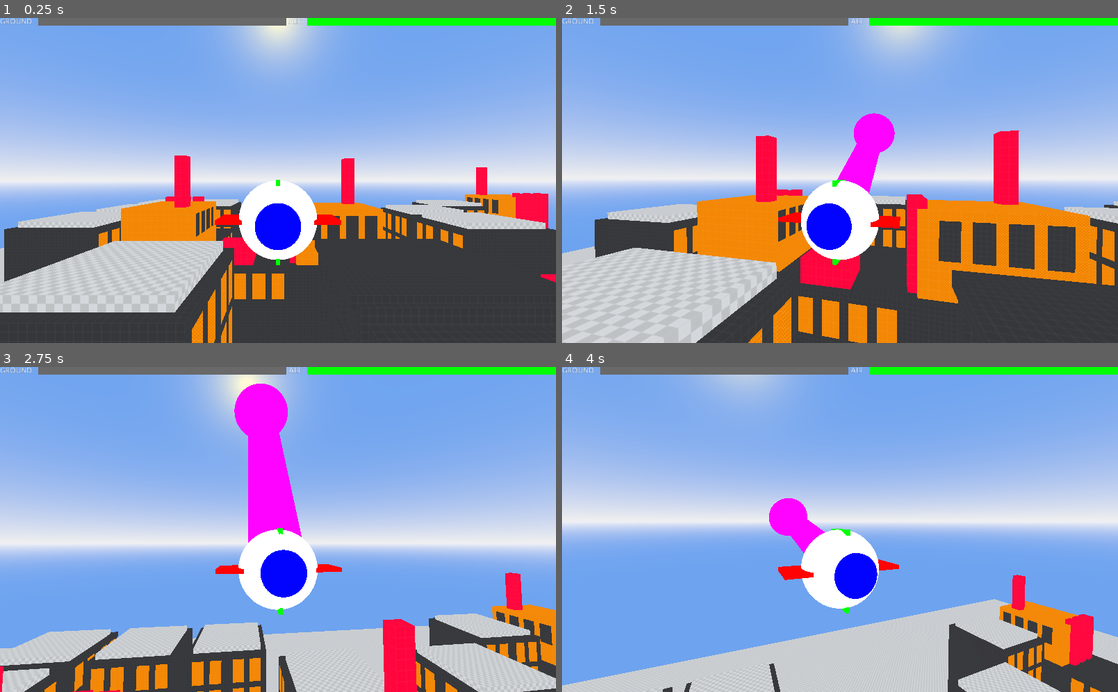
Above: before the commit, frames 1-4 (two rows, left to right).
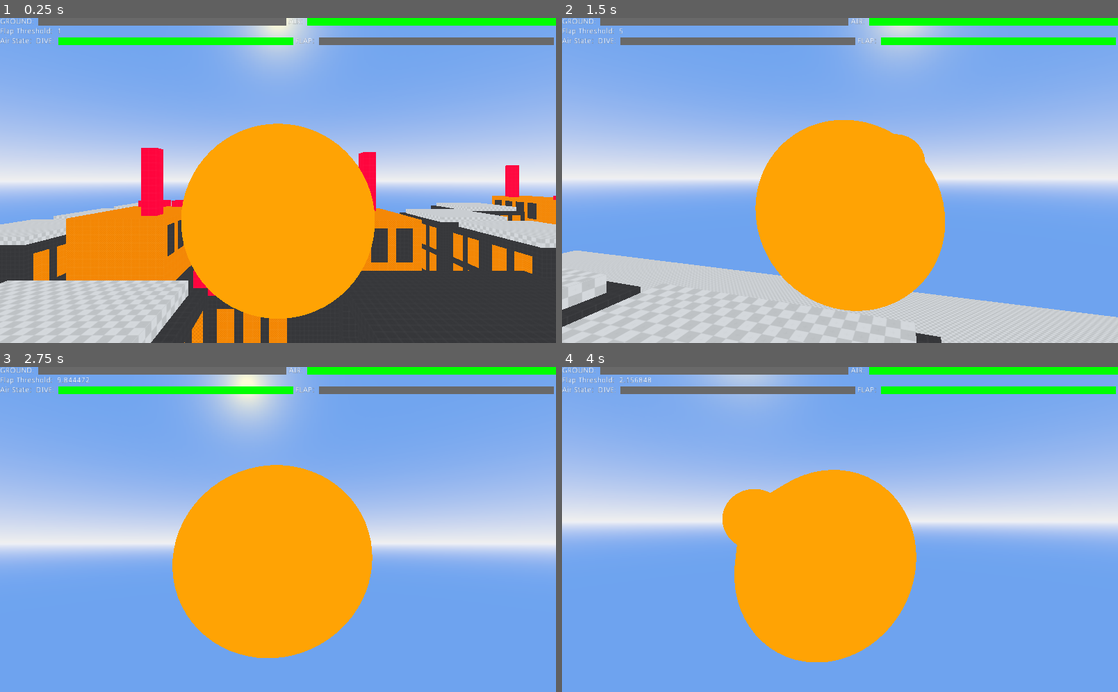
Above: after the commit, the same moments.

Repository: voxelv/birban
Game: Godot game, scene res://main.tscn
Same seed, same stepped clock (60 frames per second), same inputs: the game is played once before the commit and once after it.
Inputs (mouse positions are in pixels of both pictures, inside the frame that each line leads up to):
- Up to frame 1 (0.25 s): no input
- Up to frame 2 (1.5 s): move the mouse to (867, 180) at 0.52 s; hold W (move_forward) from 0.53 s (still down); click (867, 180) at 0.67 s; tap Space (jump) at 0.77, 1.07 s; move the mouse to (812, 180) at 1.27 s
- Up to frame 3 (2.75 s): keep holding W (move_forward); tap Space (jump) at 1.52, 1.82 s; move the mouse to (289, 523) at 2.02 s
- Up to frame 4 (4 s): keep holding W (move_forward); move the mouse to (834, 536) at 2.77 s; click (834, 536) at 2.92 s; tap Space (jump) at 3.02, 3.32, 3.77 s; move the mouse to (878, 532) at 3.52 s

The runs differ from the first frame. In frame 1, 33% of the frame differs, in the area x 0-100%, y 2-100%; in frame 2, 44%; in frame 3, 40%; in frame 4, 34%.

Commit message:
very WIP

Diff:
--- a/main.tscn
+++ b/main.tscn
@@ -161,6 +161,7 @@
 transform = Transform( 1, 0, 0, 0, 1, 0, 0, 0, 1, -12, 28.0037, 0 )
 speed = 20.0
 acceleration = 20.0
+main_path = NodePath("../..")
 air_color_path = NodePath("../../ui/VBoxContainer/HBoxContainer/air_color")
 ground_color_path = NodePath("../../ui/VBoxContainer/HBoxContainer/ground_color")
 
@@ -176,9 +177,6 @@
 [node name="ui" type="Control" parent="."]
 anchor_right = 1.0
 anchor_bottom = 1.0
-__meta__ = {
-"_edit_use_anchors_": false
-}
 
 [node name="VBoxContainer" type="VBoxContainer" parent="ui"]
 anchor_right = 1.0
@@ -212,3 +210,58 @@
 margin_bottom = 14.0
 size_flags_horizontal = 3
 color = Color( 0.152941, 0.152941, 0.152941, 1 )
+
+[node name="HBoxContainer2" type="HBoxContainer" parent="ui/VBoxContainer"]
+margin_top = 18.0
+margin_right = 1024.0
+margin_bottom = 32.0
+
+[node name="Label" type="Label" parent="ui/VBoxContainer/HBoxContainer2"]
+margin_right = 101.0
+margin_bottom = 14.0
+text = "Flap Threshold: "
+
+[node name="flap_threshold_label" type="Label" parent="ui/VBoxContainer/HBoxContainer2"]
+margin_left = 105.0
+margin_right = 133.0
+margin_bottom = 14.0
+text = "00.0"
+
+[node name="HBoxContainer3" type="HBoxContainer" parent="ui/VBoxContainer"]
+margin_top = 36.0
+margin_right = 1024.0
+margin_bottom = 50.0
+
+[node name="Label" type="Label" parent="ui/VBoxContainer/HBoxContainer3"]
+margin_right = 62.0
+margin_bottom = 14.0
+text = "Air State: "
+
+[node name="Label2" type="Label" parent="ui/VBoxContainer/HBoxContainer3"]
+margin_left = 66.0
+margin_right = 104.0
+margin_bottom = 14.0
+text = "DIVE: "
+
+[node name="air_state_dive_color" type="ColorRect" parent="ui/VBoxContainer/HBoxContainer3"]
+margin_left = 108.0
+margin_right = 540.0
+margin_bottom = 14.0
+size_flags_horizontal = 3
+
+[node name="Label3" type="Label" parent="ui/VBoxContainer/HBoxContainer3"]
+margin_left = 544.0
+margin_right = 583.0
+margin_bottom = 14.0
+text = "FLAP: "
+
+[node name="air_state_flap_color" type="ColorRect" parent="ui/VBoxContainer/HBoxContainer3"]
+margin_left = 587.0
+margin_right = 1020.0
+margin_bottom = 14.0
+size_flags_horizontal = 3
+
+[node name="ColorRect3" type="ColorRect" parent="ui/VBoxContainer/HBoxContainer3"]
+margin_left = 1024.0
+margin_right = 1024.0
+margin_bottom = 14.0
--- a/player.gd
+++ b/player.gd
@@ -28,6 +28,8 @@
 var air_state : int = AIR.DIVE
 var flap_threshold : float = 1.0
 # MOVEMENT DEBUG
+export(NodePath) var main_path
+onready var main := get_node(main_path) as Node
 export(NodePath) var air_color_path
 export(NodePath) var ground_color_path
 onready var air_color : ColorRect = get_node(air_color_path)
@@ -60,6 +62,9 @@
 		else:
 			Input.set_mouse_mode(Input.MOUSE_MODE_CAPTURED)
 			mouse_captured = true
+	main.find_node("flap_threshold_label").text = str(flap_threshold)
+	main.find_node("air_state_dive_color").color = COLOR_ON if air_state == AIR.DIVE else COLOR_DEFAULT
+	main.find_node("air_state_flap_color").color = COLOR_ON if air_state == AIR.FLAP else COLOR_DEFAULT
 
 func _input(event):
 	if event is InputEventMouseButton:
@@ -93,7 +98,7 @@
 			move_state = MOVE.AIR
 		velocity = handle_in_air_movement(delta)
 
-	vec_helper.transform = Transform().looking_at(-velocity, Vector3.UP).scaled(Vector3(velocity.length(), velocity.length(), velocity.length()))
+	vec_helper.transform = Transform.IDENTITY.looking_at(velocity if velocity.length() > 1.0 else Vector3.DOWN, Vector3.UP).scaled(Vector3.ONE * max(0.9, velocity.length()))
 	velocity = move_and_slide(velocity, Vector3.UP)
 
 	if translation.y < -125.0:
@@ -153,16 +158,15 @@
 
 func handle_in_air_movement(delta):
 	var max_turn = 20.0
-	var max_pitch = 4.0
+	var max_pitch = deg2rad(20.0)
 
 	var v = Vector3.ZERO
 	var input_vec = get_input()
 	visual.rotate(Vector3.UP, clamp(-input_vec.x * delta, -max_turn, max_turn))
 	visual.rotation.y = fposmod(visual.rotation.y, TAU)
-	var move_vec = visual.transform.basis * Vector3.FORWARD * 10.0
-	v = move_vec
+	visual.rotation.z = lerp(visual.rotation.z, max_pitch * -input_vec.x, 2.0 * delta)
 
-	v.y = velocity.y
+	v = velocity
 
 	if Input.is_action_just_pressed("jump"):
 		if air_state == AIR.DIVE:
--- a/player.tscn
+++ b/player.tscn
@@ -17,8 +17,8 @@
 
 [sub_resource type="CylinderMesh" id=5]
 material = ExtResource( 2 )
-top_radius = 0.5
-bottom_radius = 0.5
+top_radius = 0.2
+bottom_radius = 0.2
 height = 1.0
 
 [sub_resource type="CubeMesh" id=6]
@@ -36,6 +36,7 @@
 shape = SubResource( 1 )
 
 [node name="mesh" type="Spatial" parent="."]
+visible = false
 
 [node name="MeshInstance" type="MeshInstance" parent="mesh"]
 mesh = SubResource( 2 )
--- a/vec_helper.gd
+++ b/vec_helper.gd
@@ -7,6 +7,7 @@
 
 func _ready():
 	meshes = get_meshes(self)
+	set_color(color)
 
 func set_color(color_in:Color):
 	color = color_in
--- a/vec_helper.tscn
+++ b/vec_helper.tscn
@@ -3,7 +3,7 @@
 [ext_resource path="res://vec_helper.gd" type="Script" id=1]
 
 [sub_resource type="SpatialMaterial" id=3]
-albedo_color = Color( 0.992157, 0, 1, 1 )
+albedo_color = Color( 1, 0.631373, 0, 1 )
 
 [sub_resource type="CylinderMesh" id=1]
 material = SubResource( 3 )
@@ -12,7 +12,7 @@
 height = 0.7
 
 [sub_resource type="SpatialMaterial" id=4]
-albedo_color = Color( 0.992157, 0, 1, 1 )
+albedo_color = Color( 1, 0.631373, 0, 1 )
 
 [sub_resource type="CylinderMesh" id=2]
 material = SubResource( 4 )
@@ -24,7 +24,7 @@
 script = ExtResource( 1 )
 
 [node name="MeshInstance" type="MeshInstance" parent="."]
-transform = Transform( 1, 0, 0, 0, -4.37114e-08, -1, 0, 1, -4.37114e-08, 0, 0, 0.35 )
+transform = Transform( -1, -8.74228e-08, 3.82137e-15, 0, -4.37114e-08, -1, 8.74228e-08, -1, 4.37114e-08, -3.0598e-08, 0, -0.35 )
 mesh = SubResource( 1 )
 
 [node name="MeshInstance" type="MeshInstance" parent="MeshInstance"]
